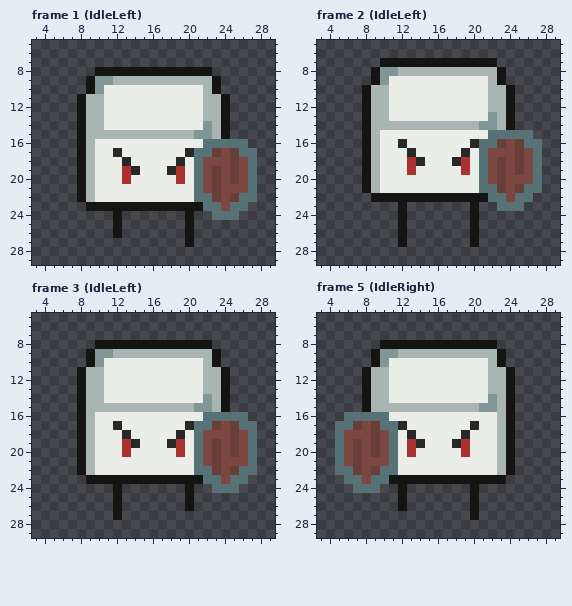
Two versions of one pixel-art file, Enemies/Enemy.aseprite. The picture above was drawn from the file before the commit.
32x32 pixels, 8 frames. Shown: frame 1 (IdleLeft): x 3..29, y 5..29; frame 2 (IdleLeft): x 3..29, y 5..29; frame 3 (IdleLeft): x 3..29, y 5..29; frame 5 (IdleRight): x 3..29, y 5..29. The commit also changed other frames, which this record leaves out.
And afterwards:
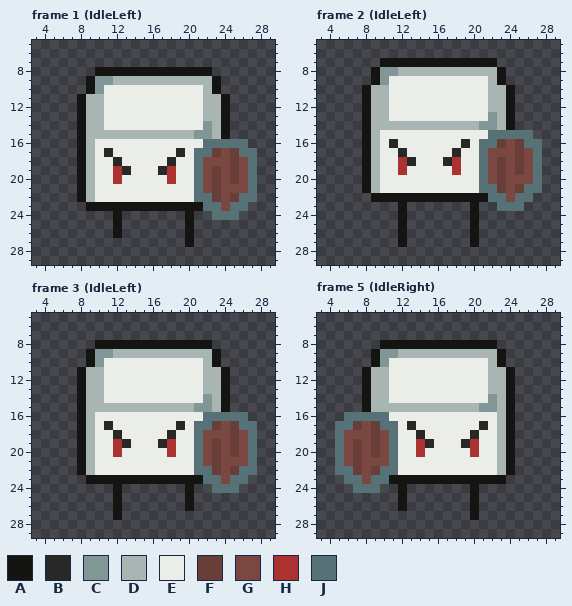
Palette (. is transparent): A #141412  B #282828  C #819796  D #a8b5b2  E #ebede9  F #693e38  G #7a4841  H #ac3232  J #577277
Message: started working on enemy archer
Edits made:
--- frame 1 (IdleLeft), layer "Character"
@@ x 9..22 @@
 16 DEEEEEEEEEEEEJ
-17 DEEBEEEEEEEBJJ
-18 DEEEBEEEEEBEJG
-19 DEEEHBEEEBHEJG
-20 DEEEHEEEEEHEJG
+17 DEBEEEEEEEBEJJ
+18 DEEBEEEEEBEEJG
+19 DEEHBEEEBHEEJG
+20 DEEHEEEEEHEEJG
 21 DEEEEEEEEEEEJG
--- frame 2 (IdleLeft), layer "Character"
@@ x 9..22 @@
 15 DEEEEEEEEEEEEJ
-16 DEEBEEEEEEEBJJ
-17 DEEEBEEEEEBEJG
-18 DEEEHBEEEBHEJG
-19 DEEEHEEEEEHEJG
+16 DEBEEEEEEEBEJJ
+17 DEEBEEEEEBEEJG
+18 DEEHBEEEBHEEJG
+19 DEEHEEEEEHEEJG
 20 DEEEEEEEEEEEJG
--- frame 3 (IdleLeft), layer "Character": the same change as frame 1 (IdleLeft)
--- frame 5 (IdleRight), layer "Character"
@@ x 10..23 @@
 16 JEEEEEEEEEEEED
-17 JJBEEEEEEEBEED
-18 GJEBEEEEEBEEED
-19 GJEHBEEEBHEEED
-20 GJEHEEEEEHEEED
+17 JJEBEEEEEEEBED
+18 GJEEBEEEEEBEED
+19 GJEEHBEEEBHEED
+20 GJEEHEEEEEHEED
 21 GJEEEEEEEEEEED
Pixel boxes of the changes (left, top, right, bottom) in both pictures:
changed: (104, 148, 194, 184)
changed: (389, 139, 479, 175)
changed: (104, 421, 194, 457)
changed: (398, 421, 488, 457)
